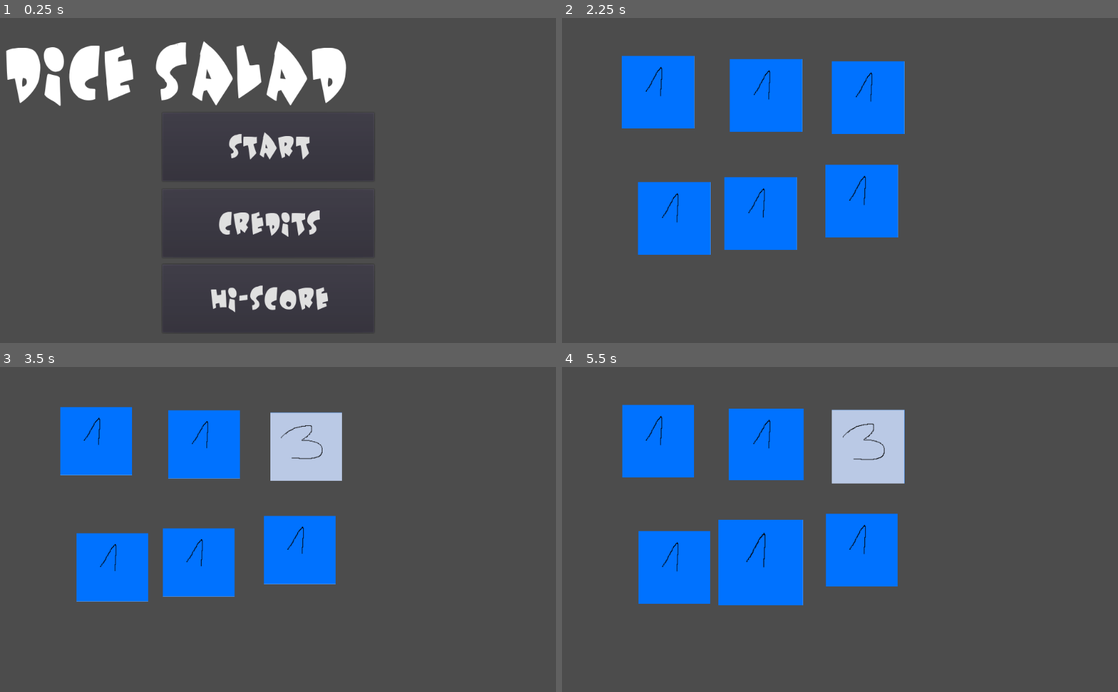
Above: before the commit, frames 1-4 (two rows, left to right).
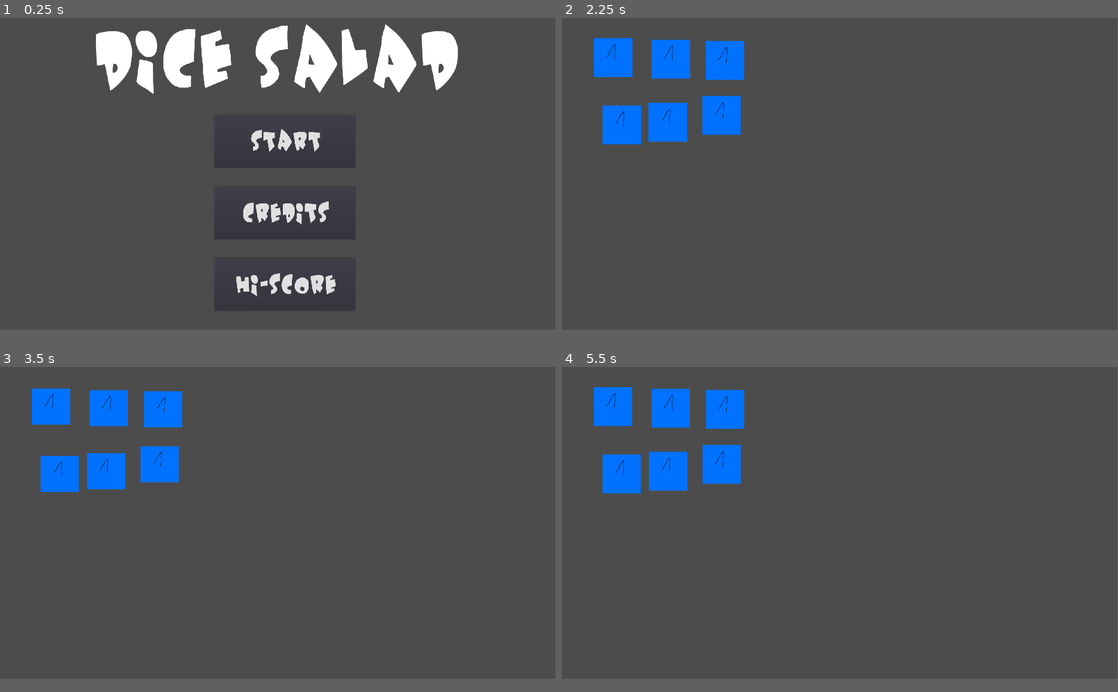
Above: after the commit, the same moments.

Repository: c64cosmin/GMTK2022
Game: Godot game, scene res://scenes/main_menu.tscn
The game is run twice, just before and just after one commit, with the same random seed, the same clock (stepped at 60 frames per second) and the same inputs.
Inputs (mouse positions are in pixels of both pictures, inside the frame that each line leads up to):
- Up to frame 1 (0.25 s): no input
- Up to frame 2 (2.25 s): click "credits" at 0.5 s; click "back" at 1.25 s; click "start" at 2 s
- Up to frame 3 (3.5 s): drag from (305, 445) to (200, 562) at 2.77 s
- Up to frame 4 (5.5 s): drag from (767, 445) to (762, 562) at 3.52 s; press the mouse at (762, 562) at 4.28 s; release the mouse at (762, 562) at 5 s; drag from (673, 568) to (656, 441) at 5.02 s
The window is 800x468 before the commit and 799x449 after it. Grey fills any space a smaller window leaves; there, only what the larger window draws over its background counts as a difference.

The runs differ from the first frame. In frame 1, 12% of the frame differs, in the area x 1-83%, y 1-97%; in frame 2, 19%; in frame 3, 18%; in frame 4, 20%, in the area x 5-62%, y 6-74%.

Commit message:
Made the thing bigger

Diff:
--- a/project.godot
+++ b/project.godot
@@ -18,6 +18,11 @@
 
 Gamestate="*res://scenes/gamestate.tscn"
 
+[display]
+
+window/size/width=1920
+window/size/height=1080
+
 [input]
 
 click={
--- a/resources/bigfont.tres
+++ b/resources/bigfont.tres
@@ -3,5 +3,5 @@
 [ext_resource path="res://resources/UnderAttack.ttf" type="DynamicFontData" id=1]
 
 [resource]
-size = 50
+size = 80
 font_data = ExtResource( 1 )
--- a/resources/titlefont.tres
+++ b/resources/titlefont.tres
@@ -3,5 +3,5 @@
 [ext_resource path="res://resources/UnderAttack.ttf" type="DynamicFontData" id=1]
 
 [resource]
-size = 120
+size = 240
 font_data = ExtResource( 1 )
--- a/scenes/credits.tscn
+++ b/scenes/credits.tscn
@@ -10,28 +10,30 @@
 
 [node name="title" type="RichTextLabel" parent="."]
 material = ExtResource( 2 )
-margin_left = 19.0
+margin_left = 527.0
 margin_top = 17.0
-margin_right = 1043.0
-margin_bottom = 210.0
+margin_right = 1484.0
+margin_bottom = 334.0
 grow_horizontal = 0
 custom_fonts/normal_font = ExtResource( 3 )
 text = "credits"
 
 [node name="text" type="RichTextLabel" parent="."]
 material = ExtResource( 2 )
-margin_left = 25.0
-margin_top = 180.0
-margin_right = 1049.0
-margin_bottom = 373.0
+margin_left = 330.0
+margin_top = 433.0
+margin_right = 1789.0
+margin_bottom = 785.0
 grow_horizontal = 0
 custom_fonts/normal_font = ExtResource( 1 )
-text = "credits"
+text = "programming                  c64cosmin
+
+Artwork                                 Lucian"
 
 [node name="exit" type="Button" parent="."]
-margin_left = 837.0
-margin_top = 502.0
-margin_right = 1012.0
-margin_bottom = 591.0
+margin_left = 1656.0
+margin_top = 930.0
+margin_right = 1897.0
+margin_bottom = 1048.0
 custom_fonts/font = ExtResource( 1 )
 text = "back"
--- a/scenes/main_menu.tscn
+++ b/scenes/main_menu.tscn
@@ -10,33 +10,35 @@
 
 [node name="title" type="RichTextLabel" parent="."]
 material = ExtResource( 2 )
-margin_left = -1.0
-margin_top = 23.0
-margin_right = 1023.0
-margin_bottom = 216.0
+anchor_left = 0.5
+anchor_right = 0.5
+margin_left = 306.0
+margin_top = -16.0
+margin_right = 1628.0
+margin_bottom = 319.0
 custom_fonts/normal_font = ExtResource( 3 )
 text = "DICE SALAD"
 
 [node name="start" type="Button" parent="."]
-margin_left = 299.0
-margin_top = 175.0
-margin_right = 689.0
-margin_bottom = 301.0
+margin_left = 741.0
+margin_top = 335.0
+margin_right = 1228.0
+margin_bottom = 518.0
 custom_fonts/font = ExtResource( 1 )
 text = "start"
 
 [node name="credits" type="Button" parent="."]
-margin_left = 299.0
-margin_top = 316.0
-margin_right = 689.0
-margin_bottom = 442.0
+margin_left = 741.0
+margin_top = 583.0
+margin_right = 1228.0
+margin_bottom = 766.0
 custom_fonts/font = ExtResource( 1 )
 text = "credits"
 
 [node name="hiscore" type="Button" parent="."]
-margin_left = 299.0
-margin_top = 455.0
-margin_right = 689.0
-margin_bottom = 581.0
+margin_left = 741.0
+margin_top = 831.0
+margin_right = 1228.0
+margin_bottom = 1014.0
 custom_fonts/font = ExtResource( 1 )
 text = "hi-score"
